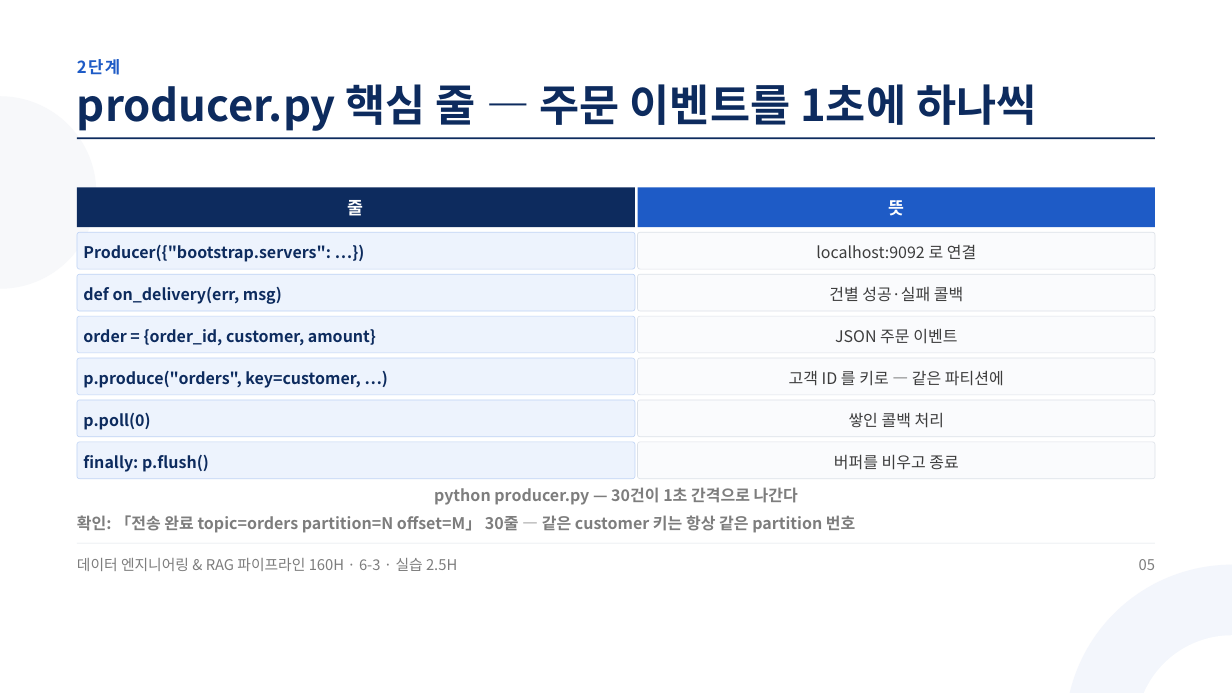
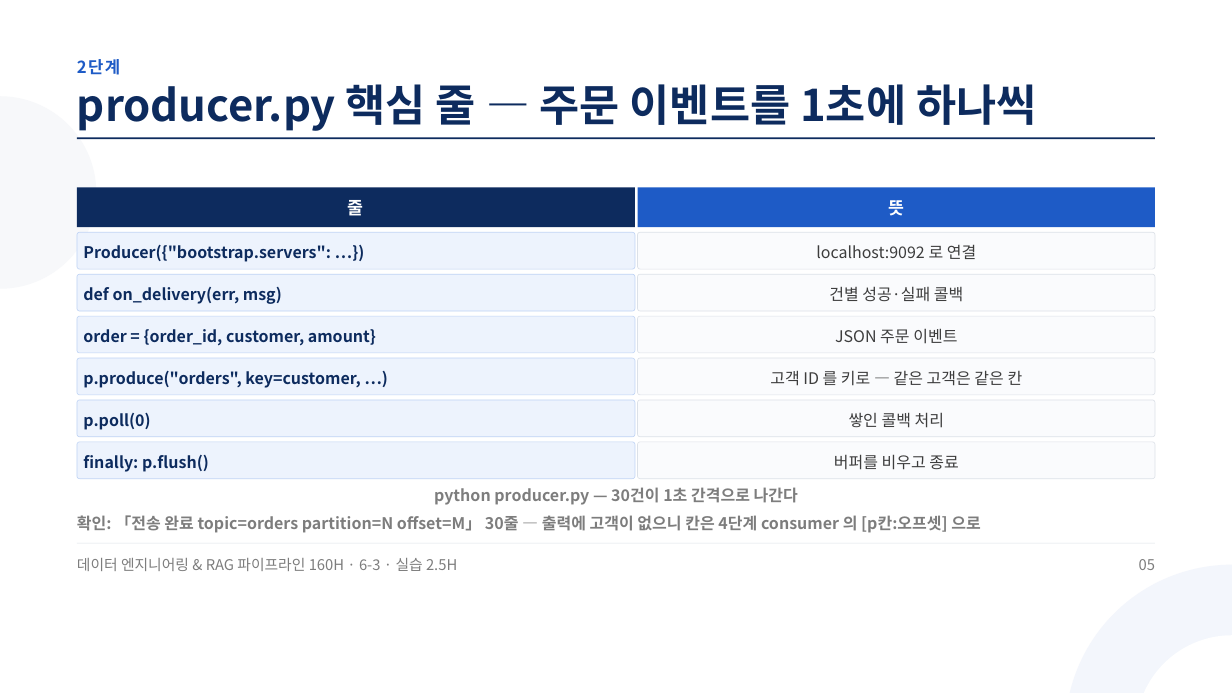
Before and after one commit to aebonlee/materials, a slide deck: slide 5 of data-eng/decks/w6d3s2.pptx. Drawn at 1232x693 pixels with LibreOffice and Linux fonts; fonts in the diff are those of the drawing. Boxes give left, top, right and bottom in pixels: in the first picture for what was removed or moved away, otherwise in the second. Text is boxed around its words. In the diff, an @@ line names an element or a change of style, - is before the commit and + after.

```diff
--- a/data-eng/decks/w6d3s2.pptx
+++ b/data-eng/decks/w6d3s2.pptx
@@ text at <box>770,370,1023,386</box>: text changed @@
-고객 ID 를 키로 — 같은 파티션에
+고객 ID 를 키로 — 같은 고객은 같은 칸
@@ text at <box>77,515,980,533</box>: text changed @@
-확인: 「전송 완료 topic=orders partition=N offset=M」 30줄 — 같은 customer 키는 항상 같은 partition 번호
+확인: 「전송 완료 topic=orders partition=N offset=M」 30줄 — 출력에 고객이 없으니 칸은 4단계 consumer 의 [p칸:오프셋] 으로
```
Also in this commit, not shown: 7 other slides changed, 2 slides added, 33 other files.
